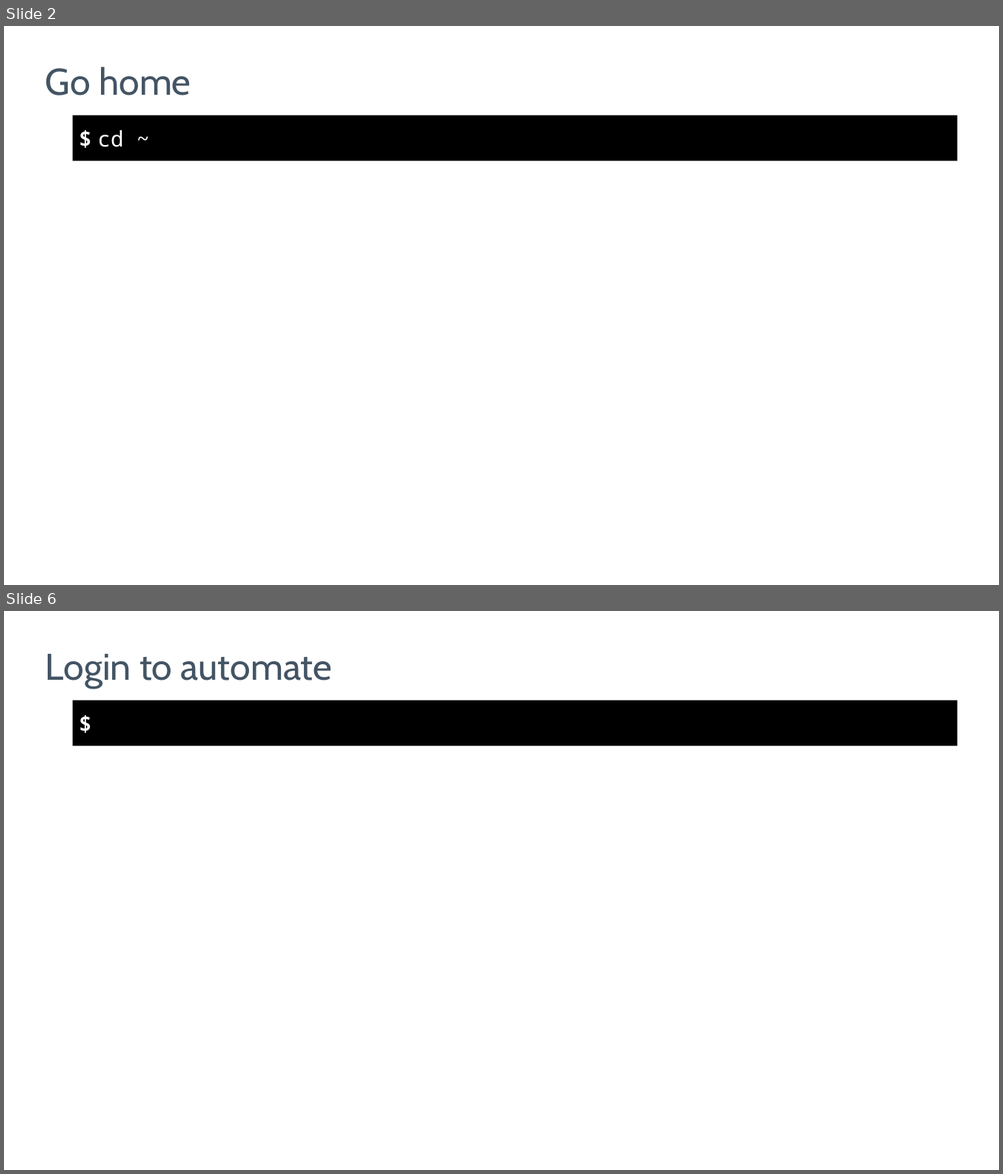
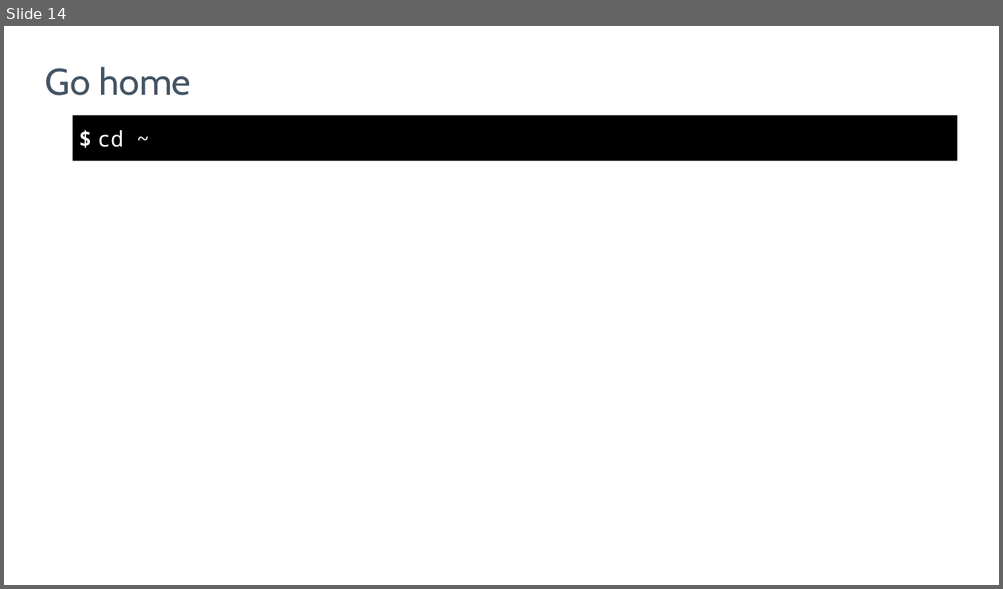
Before and after one commit to nathenharvey/introduction-to-inspec, a slide deck: powerpoint/Continuous-Compliance.pptx. Shown one above the other, each under a label of ours: slides 2 and 6 before the commit, slide 14 after it; the slides between them are not shown. The pictures are 1003x1174 and 1003x589 pixels, drawn with LibreOffice and Linux fonts; fonts in the diff are those of the drawing; background and template pictures are left out. Boxes give left, top, right and bottom in pixels: in the first picture for what was removed or moved away, otherwise in the second. Text is boxed around its words. In the diff, an @@ line names an element or a change of style, - is before the commit and + after.

Commit message:
Get started on real continuous compliance slides
* Login to Automate
* Review your node
* Run chef-client
* See failing compliance control

```diff
--- a/powerpoint/Continuous-Compliance.pptx
+++ b/powerpoint/Continuous-Compliance.pptx
@@ slide 6 removed at [4,611,999,1170], background picture (left out); not listed: 1 template element that a slide beside it also shows @@
@@ title removed at [45,654,332,688] @@
-Login to automate
@@ what was slide 2 is now slide 14 @@
```
Also in this commit, not shown: 22 slides added, 8 other slides removed.
